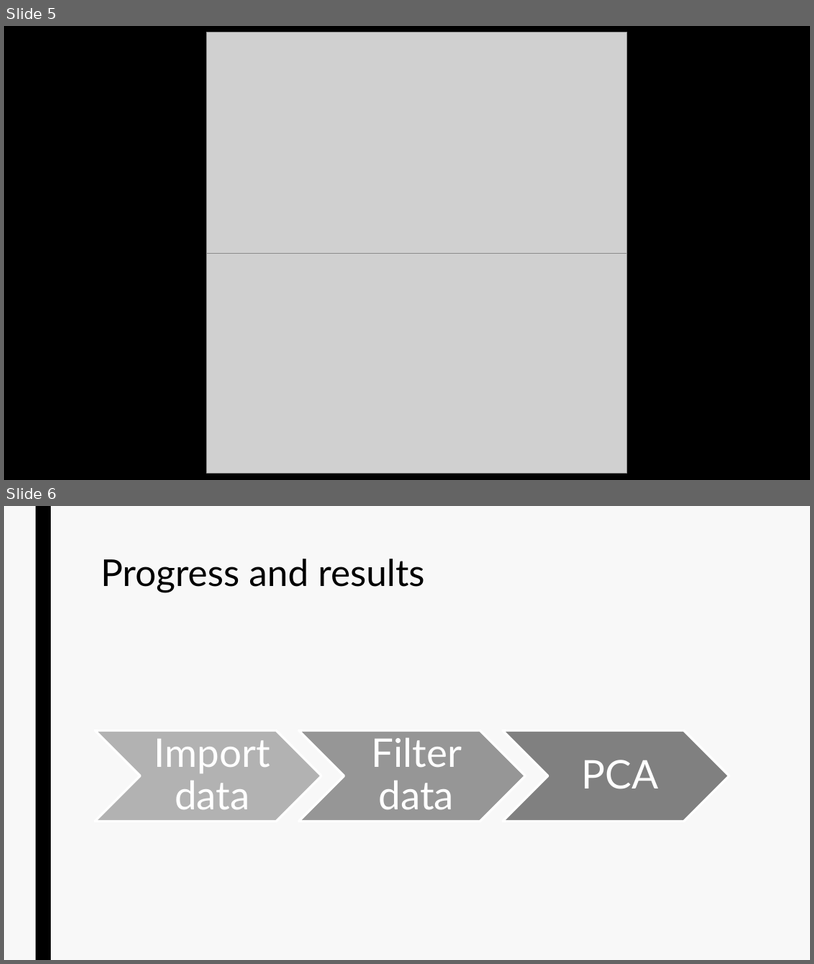
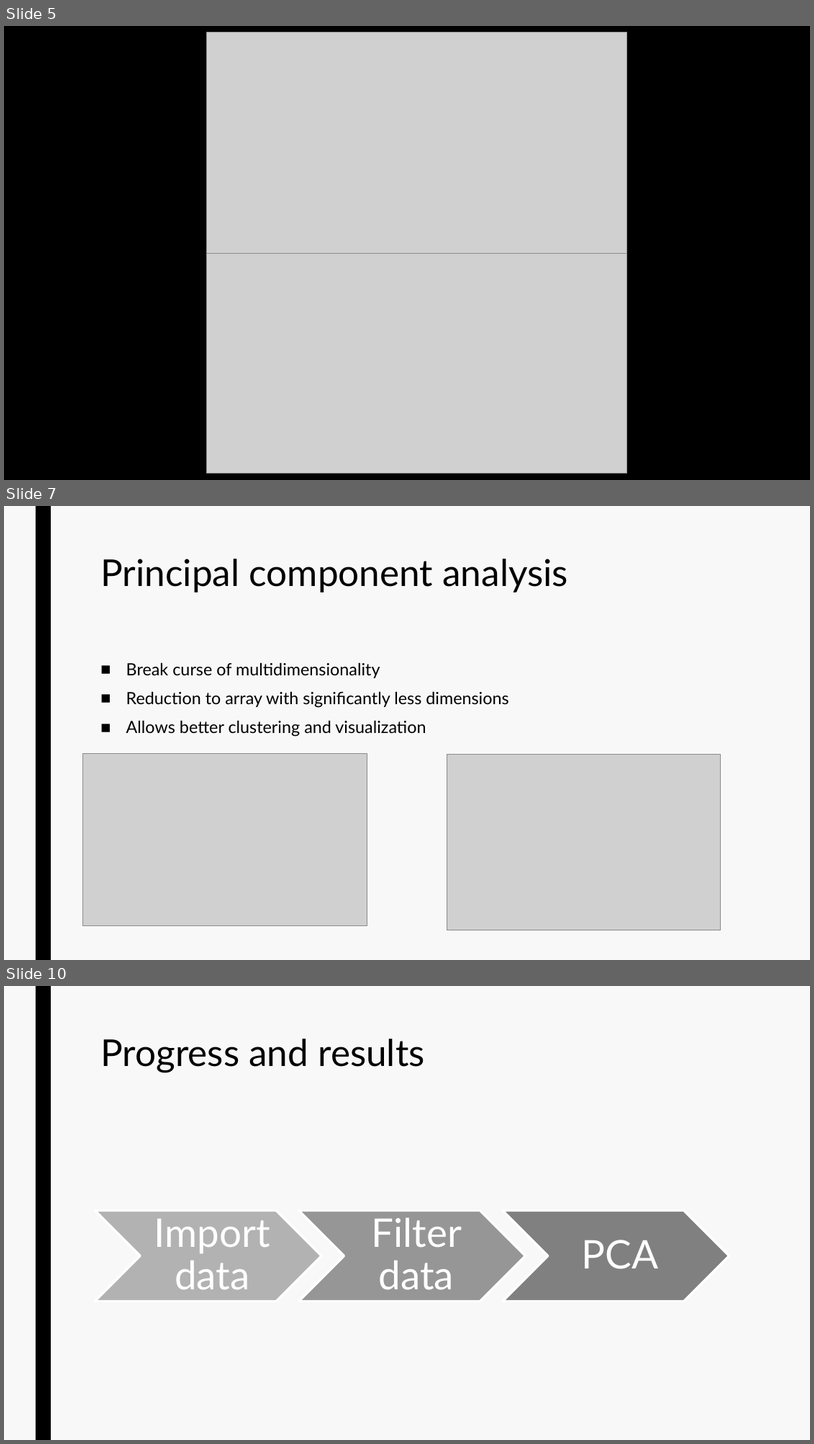
Before and after one commit to datascience-mobi/group-02-project-4-2, a slide deck: Project Proposal.pptx. Shown one above the other, each under a label of ours: slides 5 and 6 before the commit, slides 5, 7 and 10 after it; the slides between them are not shown. The pictures are 814x964 and 814x1444 pixels, drawn with LibreOffice and Linux fonts; fonts in the diff are those of the drawing; grey boxes stand for pictures. Boxes give left, top, right and bottom in pixels: in the first picture for what was removed or moved away, otherwise in the second. Text is boxed around its words. In the diff, an @@ line names an element or a change of style, - is before the commit and + after.

```diff
--- a/Project Proposal.pptx
+++ b/Project Proposal.pptx
@@ slide 7 added at [4, 506, 810, 960], background #F8F8F8; not listed: 1 template element that a slide beside it also shows @@
@@ title added at [100, 559, 568, 592], 44 pt, text #000000 @@
+Principal component analysis
@@ text added at [126, 662, 509, 736], 20 pt, text #000000 @@
+■ Break curse of multidimensionality
+■ Reduction to array with significantly less dimensions
+■ Allows better clustering and visualization
@@ picture added at [83, 753, 368, 925] @@
@@ picture added at [448, 754, 721, 929] @@
@@ what was slide 6 is now slide 10 @@
```
Also in this commit, not shown: 3 other slides added.
